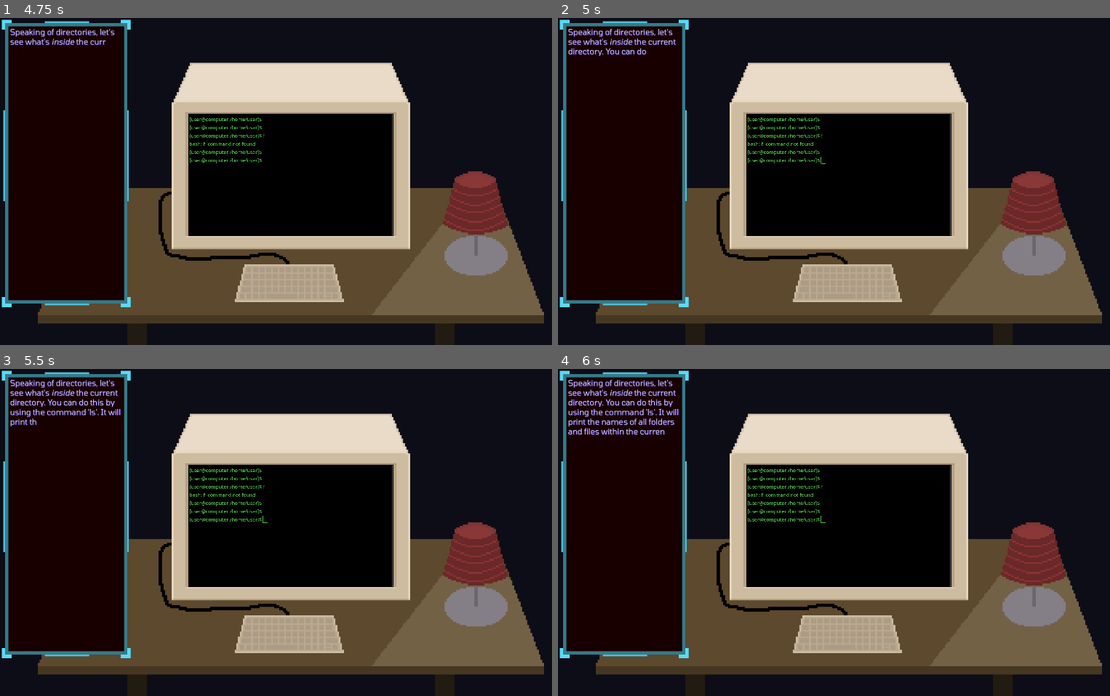
Above: before the commit, frames 1-4 (two rows, left to right).
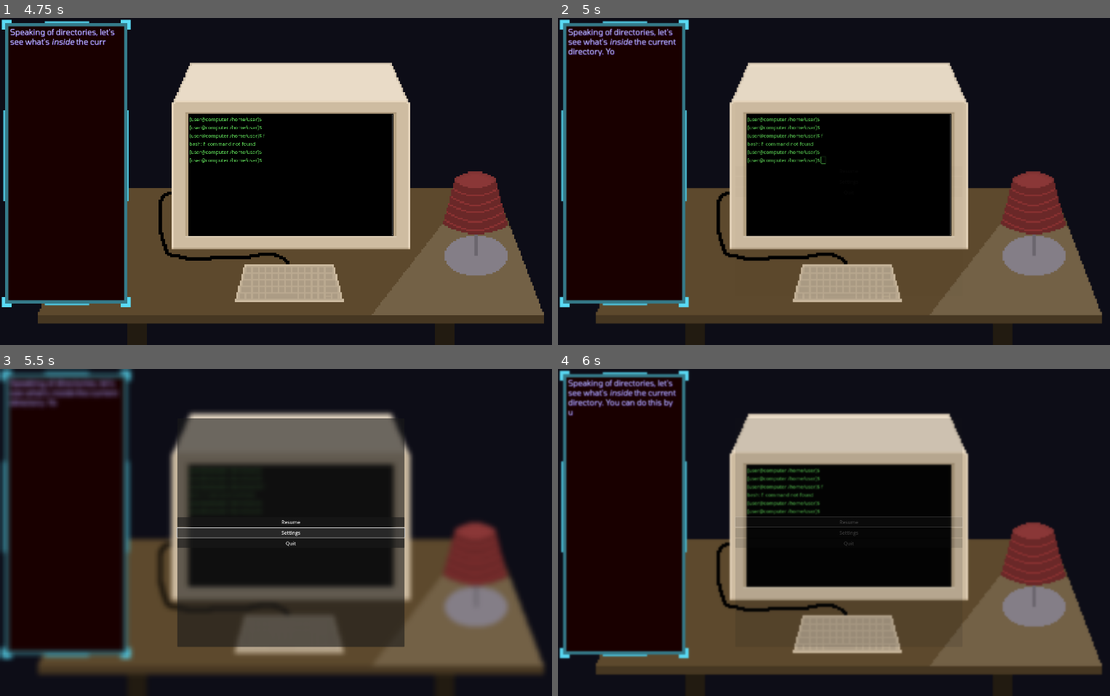
Above: after the commit, the same moments.

Repository: bunnybunnybun/The-Resistance
Game: Godot game, scene res://scenes/LearningTheBasics.tscn
Two runs of this game, one before a commit and one after it. Both use one fixed random seed, a clock stepped at 60 frames per second and the inputs below. This scene is started directly instead of the project's main scene.
Inputs (mouse positions are in pixels of both pictures, inside the frame that each line leads up to):
- Up to frame 1 (4.75 s): tap Enter at 0.5, 0.6, 1.35, 2.3, 3.05, 3.6, 4.35 s; move the mouse to (66, 155) at 0.52 s; hold Right 0.53-1.28 s; click (66, 155) at 0.67 s; move the mouse to (292, 174) at 1.27 s; hold Down 1.28-2.03 s; click (292, 174) at 1.42 s; move the mouse to (347, 109) at 2.02 s; hold Right 2.03-2.78 s; tap Alt at 2.1 s; tap F1 (continue_in_dialog) at 2.75, 4.15 s; move the mouse to (259, 246) at 2.77 s; hold Up 2.78-3.53 s; tap Shift at 2.85 s; click (259, 246) at 2.92 s; tap F at 3.5 s; move the mouse to (463, 230) at 3.52 s; hold Left from 3.53 s (still down); move the mouse to (115, 132) at 4.27 s
- Up to frame 2 (5 s): keep holding Left; tap Escape (escape, bound only after the commit) at 4.9 s
- Up to frame 3 (5.5 s): move the mouse to (320, 532) at 5.02 s; release Left at 5.03 s; hold Down from 5.03 s (still down); tap Alt at 5.1 s; click (320, 532) at 5.17 s; tap Enter at 5.3 s
- Up to frame 4 (6 s): release Down at 5.75 s; click (850, 522) at 5.75 s, where only the run after the commit has a clickable "Resume"

Frame 1 is identical in both runs. In frame 2, 0.8% of the frame differs, in the area x 0-90%, y 0-89%; in frame 3, 26%, in the area x 0-99%, y 0-94%; in frame 4, 11%.

Commit message:
Created a basic pause menu. The settings button does not yet do anything though.

Diff:
--- a/MainMenu.tscn
+++ b/MainMenu.tscn
@@ -1,8 +1,9 @@
-[gd_scene load_steps=5 format=3 uid="uid://dvlamqsyyej88"]
+[gd_scene load_steps=6 format=3 uid="uid://dvlamqsyyej88"]
 
 [ext_resource type="Script" uid="uid://c7dfw3c2v8r1v" path="res://scripts/main_menu.gd" id="1_i26rj"]
 [ext_resource type="Texture2D" uid="uid://b7kjcg6ajlfcv" path="res://images/main_menu_background.png" id="2_eiy7p"]
 [ext_resource type="FontFile" uid="uid://brxrvyhwbk85q" path="res://fonts/elounda/font/Elounda-Italic.ttf" id="3_h7a2f"]
+[ext_resource type="PackedScene" uid="uid://c22nd57fwepa8" path="res://scenes/pause_menu.tscn" id="4_qoqlk"]
 
 [sub_resource type="StyleBoxEmpty" id="StyleBoxEmpty_eiy7p"]
 
@@ -16,7 +17,6 @@
 script = ExtResource("1_i26rj")
 
 [node name="ColorRect" type="ColorRect" parent="."]
-z_index = -2
 layout_mode = 1
 anchors_preset = 15
 anchor_right = 1.0
@@ -26,7 +26,6 @@
 color = Color(0, 0.20784314, 0.20392157, 1)
 
 [node name="TextureRect2" type="TextureRect" parent="."]
-z_index = -1
 texture_filter = 1
 layout_mode = 1
 anchors_preset = 15
@@ -57,7 +56,6 @@
 horizontal_alignment = 1
 
 [node name="TextEdit" type="TextEdit" parent="."]
-z_index = 1
 texture_filter = 1
 layout_mode = 1
 anchors_preset = 8
@@ -79,7 +77,7 @@
 theme_override_font_sizes/font_size = 20
 theme_override_styles/normal = SubResource("StyleBoxEmpty_eiy7p")
 text = "Welcome to The Resistance. Enter the command 'setuser <username>' to set your username, and 'setcomputer <computer name>' to set the name of your computer. Type 'play' to start. To close the application, enter 'quit'. Type 'help' to see this help menu again.
-[user@computer ~]$ "
+[user@computer home/user]$ "
 emoji_menu_enabled = false
 wrap_mode = 1
 scroll_smooth = true
@@ -88,4 +86,8 @@
 caret_blink_interval = 1.0
 caret_multiple = false
 
+[node name="PauseMenu" parent="." instance=ExtResource("4_qoqlk")]
+visible = false
+layout_mode = 1
+
 [connection signal="gui_input" from="TextEdit" to="." method="_on_text_edit_gui_input"]
--- a/project.godot
+++ b/project.godot
@@ -11,7 +11,7 @@
 [application]
 
 config/name="The Resistance"
-run/main_scene="res://scenes/MainMenu.tscn"
+run/main_scene="uid://dosqxnixp8bbc"
 config/features=PackedStringArray("4.5", "GL Compatibility")
 config/icon="res://icon.svg"
 
@@ -38,6 +38,11 @@
 "events": [Object(InputEventKey,"resource_local_to_scene":false,"resource_name":"","device":-1,"window_id":0,"alt_press …(195 unchanged characters)…
 ]
 }
+escape={
+"deadzone": 0.2,
+"events": [Object(InputEventKey,"resource_local_to_scene":false,"resource_name":"","device":-1,"window_id":0,"alt_pressed":false,"shift_pressed":false,"ctrl_pressed":false,"meta_pressed":false,"pressed":false,"keycode":0,"physical_keycode":4194305,"key_label":0,"unicode":0,"location":0,"echo":false,"script":null)
+]
+}
 
 [rendering]
 
--- a/scenes/IntroDialog.tscn
+++ b/scenes/IntroDialog.tscn
@@ -1,7 +1,8 @@
-[gd_scene load_steps=3 format=3 uid="uid://c10ly7icxihtw"]
+[gd_scene load_steps=4 format=3 uid="uid://c10ly7icxihtw"]
 
 [ext_resource type="FontFile" uid="uid://ch8t435m137eh" path="res://fonts/Tomorrow/Tomorrow-Regular.ttf" id="1_xkam6"]
 [ext_resource type="Script" uid="uid://b56gt8twdwi8y" path="res://scripts/label.gd" id="2_g2clt"]
+[ext_resource type="PackedScene" uid="uid://c22nd57fwepa8" path="res://scenes/pause_menu.tscn" id="3_g2clt"]
 
 [node name="Control" type="Control"]
 layout_mode = 3
@@ -85,3 +86,6 @@
 theme_override_font_sizes/font_size = 48
 text = "Disclaimer: the commands and mechanics of how the terminal works in this game might not be 100% accurate. The hope is though, that it will atleast teach you the fundamental concepts of the terminal."
 autowrap_mode = 3
+
+[node name="PauseMenu" parent="." instance=ExtResource("3_g2clt")]
+layout_mode = 1
--- a/scenes/LearningTheBasics.tscn
+++ b/scenes/LearningTheBasics.tscn
@@ -1,12 +1,13 @@
-[gd_scene load_steps=9 format=3 uid="uid://dgsprvle6pp3a"]
+[gd_scene load_steps=10 format=3 uid="uid://dgsprvle6pp3a"]
 
 [ext_resource type="Script" uid="uid://wcw04fwlw5fs" path="res://scenes/text_edit.gd" id="1_2qdsd"]
 [ext_resource type="FontFile" uid="uid://ch8t435m137eh" path="res://fonts/Tomorrow/Tomorrow-Regular.ttf" id="2_kucbt"]
 [ext_resource type="FontFile" uid="uid://bmw0oo70ggo28" path="res://fonts/Tomorrow/Tomorrow-Bold.ttf" id="3_1m0c6"]
-[ext_resource type="Script" uid="uid://ce3015gobyygf" path="res://scenes/rich_text_label.gd" id="3_sy6ad"]
+[ext_resource type="Script" uid="uid://ce3015gobyygf" path="res://scripts/rich_text_label.gd" id="3_sy6ad"]
 [ext_resource type="FontFile" uid="uid://dlctxxkmstjbr" path="res://fonts/Tomorrow/Tomorrow-BoldItalic.ttf" id="4_x8wt3"]
 [ext_resource type="FontFile" uid="uid://cv1q7pwcvdtd6" path="res://fonts/Tomorrow/Tomorrow-Italic.ttf" id="5_viu5q"]
 [ext_resource type="Texture2D" uid="uid://dmh8b6k4tbaui" path="res://images/LearningTheBasics_background.png" id="7_1m0c6"]
+[ext_resource type="PackedScene" uid="uid://c22nd57fwepa8" path="res://scenes/pause_menu.tscn" id="8_x8wt3"]
 
 [sub_resource type="StyleBoxEmpty" id="StyleBoxEmpty_e3xd5"]
 
@@ -77,7 +78,6 @@
 script = ExtResource("3_sy6ad")
 
 [node name="TextEdit" type="TextEdit" parent="."]
-z_index = 1
 texture_filter = 1
 layout_mode = 1
 anchors_preset = 8
@@ -107,3 +107,7 @@
 caret_blink_interval = 1.0
 caret_multiple = false
 script = ExtResource("1_2qdsd")
+
+[node name="PauseMenu" parent="." instance=ExtResource("8_x8wt3")]
+visible = false
+layout_mode = 1
--- /dev/null
+++ b/scenes/pause_menu.gd
@@ -0,0 +1,39 @@
+extends Control
+
+func _ready():
+	hide()
+	$AnimationPlayer.play("RESET")
+
+func resume():
+	get_tree().paused = false
+	$AnimationPlayer.play_backwards("blur")
+
+func pause():
+	get_tree().paused = true
+	show()
+	$AnimationPlayer.play("blur")
+
+func escape():
+	if Input.is_action_just_pressed("escape") and !get_tree().paused:
+		pause()
+	elif Input.is_action_just_pressed("escape") and get_tree().paused:
+		resume()
+
+func _on_resume_pressed() -> void:
+	resume()
+
+func _on_settings_pressed() -> void:
+	pass # Replace with function body.
+
+func _on_quit_pressed() -> void:
+	get_tree().quit()
+
+
+
+func _process(delta):
+	escape()
+
+
+func _on_animation_player_animation_finished(anim_name: StringName) -> void:
+	if get_tree().paused == false:
+		hide()
--- /dev/null
+++ b/scenes/pause_menu.gdshader
@@ -0,0 +1,9 @@
+shader_type canvas_item;
+uniform sampler2D SCREEN_TEXTURE: hint_screen_texture, filter_linear_mipmap;
+
+uniform float lod: hint_range(0.0, 5) = 0.0;
+
+void fragment(){
+	vec4 color = texture(SCREEN_TEXTURE, SCREEN_UV, lod);
+	COLOR = color;
+}
--- /dev/null
+++ b/scenes/pause_menu.tscn
@@ -0,0 +1,191 @@
+[gd_scene load_steps=7 format=3 uid="uid://c22nd57fwepa8"]
+
+[ext_resource type="Script" uid="uid://dubshxneu4mdb" path="res://scenes/pause_menu.gd" id="1_myx47"]
+[ext_resource type="Shader" uid="uid://cy37b5576pvn5" path="res://scenes/pause_menu.gdshader" id="2_kukqi"]
+
+[sub_resource type="ShaderMaterial" id="ShaderMaterial_5d2l8"]
+shader = ExtResource("2_kukqi")
+shader_parameter/lod = 0.0
+
+[sub_resource type="Animation" id="Animation_7l7mv"]
+resource_name = "blur"
+length = 0.3
+tracks/0/type = "bezier"
+tracks/0/imported = false
+tracks/0/enabled = true
+tracks/0/path = NodePath("ColorRect:material:shader_parameter/lod")
+tracks/0/interp = 1
+tracks/0/loop_wrap = true
+tracks/0/keys = {
+"handle_modes": PackedInt32Array(2, 0, 2),
+"points": PackedFloat32Array(0, 0, 0, 0.050000004, 0.13633335, 3, -0.005555555, 0.13633335, 0, 0, 3, -1.6664466e-05, 0, 0, 0),
+"times": PackedFloat32Array(0, 0.3, 0.33343333)
+}
+tracks/1/type = "bezier"
+tracks/1/imported = false
+tracks/1/enabled = true
+tracks/1/path = NodePath("PanelContainer:modulate:r")
+tracks/1/interp = 1
+tracks/1/loop_wrap = true
+tracks/1/keys = {
+"handle_modes": PackedInt32Array(0, 2),
+"points": PackedFloat32Array(1, -0.15, 0, 0.15, 0, 1, -0.050000004, 0, 0, 0),
+"times": PackedFloat32Array(0, 0.3)
+}
+tracks/2/type = "bezier"
+tracks/2/imported = false
+tracks/2/enabled = true
+tracks/2/path = NodePath("PanelContainer:modulate:g")
+tracks/2/interp = 1
+tracks/2/loop_wrap = true
+tracks/2/keys = {
+"handle_modes": PackedInt32Array(0, 2),
+"points": PackedFloat32Array(1, -0.15, 0, 0.15, 0, 1, -0.050000004, 0, 0, 0),
+"times": PackedFloat32Array(0, 0.3)
+}
+tracks/3/type = "bezier"
+tracks/3/imported = false
+tracks/3/enabled = true
+tracks/3/path = NodePath("PanelContainer:modulate:b")
+tracks/3/interp = 1
+tracks/3/loop_wrap = true
+tracks/3/keys = {
+"handle_modes": PackedInt32Array(0, 2),
+"points": PackedFloat32Array(1, -0.15, 0, 0.15, 0, 1, -0.050000004, 0, 0, 0),
+"times": PackedFloat32Array(0, 0.3)
+}
+tracks/4/type = "bezier"
+tracks/4/imported = false
+tracks/4/enabled = true
+tracks/4/path = NodePath("PanelContainer:modulate:a")
+tracks/4/interp = 1
+tracks/4/loop_wrap = true
+tracks/4/keys = {
+"handle_modes": PackedInt32Array(0, 2),
+"points": PackedFloat32Array(0, -0.15, 0, 0.15, 0, 1, -0.050000004, -0.16666667, 0, 0),
+"times": PackedFloat32Array(0, 0.3)
+}
+
+[sub_resource type="Animation" id="Animation_v4r4p"]
+length = 0.001
+tracks/0/type = "bezier"
+tracks/0/imported = false
+tracks/0/enabled = true
+tracks/0/path = NodePath("ColorRect:material:shader_parameter/lod")
+tracks/0/interp = 1
+tracks/0/loop_wrap = true
+tracks/0/keys = {
+"handle_modes": PackedInt32Array(0),
+"points": PackedFloat32Array(0, -0.15, 0, 0.15, 0),
+"times": PackedFloat32Array(0)
+}
+tracks/1/type = "bezier"
+tracks/1/imported = false
+tracks/1/enabled = true
+tracks/1/path = NodePath("PanelContainer:modulate:r")
+tracks/1/interp = 1
+tracks/1/loop_wrap = true
+tracks/1/keys = {
+"handle_modes": PackedInt32Array(0),
+"points": PackedFloat32Array(1, -0.15, 0, 0.15, 0),
+"times": PackedFloat32Array(0)
+}
+tracks/2/type = "bezier"
+tracks/2/imported = false
+tracks/2/enabled = true
+tracks/2/path = NodePath("PanelContainer:modulate:g")
+tracks/2/interp = 1
+tracks/2/loop_wrap = true
+tracks/2/keys = {
+"handle_modes": PackedInt32Array(0),
+"points": PackedFloat32Array(1, -0.15, 0, 0.15, 0),
+"times": PackedFloat32Array(0)
+}
+tracks/3/type = "bezier"
+tracks/3/imported = false
+tracks/3/enabled = true
+tracks/3/path = NodePath("PanelContainer:modulate:b")
+tracks/3/interp = 1
+tracks/3/loop_wrap = true
+tracks/3/keys = {
+"handle_modes": PackedInt32Array(0),
+"points": PackedFloat32Array(1, -0.15, 0, 0.15, 0),
+"times": PackedFloat32Array(0)
+}
+tracks/4/type = "bezier"
+tracks/4/imported = false
+tracks/4/enabled = true
+tracks/4/path = NodePath("PanelContainer:modulate:a")
+tracks/4/interp = 1
+tracks/4/loop_wrap = true
+tracks/4/keys = {
+"handle_modes": PackedInt32Array(0),
+"points": PackedFloat32Array(0, -0.15, 0, 0.15, 0),
+"times": PackedFloat32Array(0)
+}
+
+[sub_resource type="AnimationLibrary" id="AnimationLibrary_1s2dm"]
+_data = {
+&"RESET": SubResource("Animation_v4r4p"),
+&"blur": SubResource("Animation_7l7mv")
+}
+
+[node name="PauseMenu" type="Control"]
+process_mode = 3
+layout_mode = 3
+anchors_preset = 15
+anchor_right = 1.0
+anchor_bottom = 1.0
+grow_horizontal = 2
+grow_vertical = 2
+script = ExtResource("1_myx47")
+
+[node name="ColorRect" type="ColorRect" parent="."]
+material = SubResource("ShaderMaterial_5d2l8")
+layout_mode = 1
+anchors_preset = 15
+anchor_right = 1.0
+anchor_bottom = 1.0
+grow_horizontal = 2
+grow_vertical = 2
+
+[node name="PanelContainer" type="PanelContainer" parent="."]
+modulate = Color(1, 1, 1, 0)
+layout_mode = 1
+anchors_preset = 8
+anchor_left = 0.5
+anchor_top = 0.5
+anchor_right = 0.5
+anchor_bottom = 0.5
+offset_left = -375.0
+offset_top = -377.5
+offset_right = 375.0
+offset_bottom = 377.5
+grow_horizontal = 2
+grow_vertical = 2
+
+[node name="VBoxContainer" type="VBoxContainer" parent="PanelContainer"]
+layout_mode = 2
+alignment = 1
+
+[node name="Resume" type="Button" parent="PanelContainer/VBoxContainer"]
+layout_mode = 2
+text = "Resume"
+
+[node name="Settings" type="Button" parent="PanelContainer/VBoxContainer"]
+layout_mode = 2
+text = "Settings"
+
+[node name="Quit" type="Button" parent="PanelContainer/VBoxContainer"]
+layout_mode = 2
+text = "Quit"
+
+[node name="AnimationPlayer" type="AnimationPlayer" parent="."]
+libraries = {
+&"": SubResource("AnimationLibrary_1s2dm")
+}
+
+[connection signal="pressed" from="PanelContainer/VBoxContainer/Resume" to="." method="_on_resume_pressed"]
+[connection signal="pressed" from="PanelContainer/VBoxContainer/Settings" to="." method="_on_settings_pressed"]
+[connection signal="pressed" from="PanelContainer/VBoxContainer/Quit" to="." method="_on_quit_pressed"]
+[connection signal="animation_finished" from="AnimationPlayer" to="." method="_on_animation_player_animation_finished"]
--- a/scenes/text_edit.gd
+++ b/scenes/text_edit.gd
@@ -190,9 +190,9 @@
 		elif command == "":
 			null
 		else:
-			text_edit.text = text_edit.text + "\nbash: " + command + ": command not found"
+			text_edit.text += "\nbash: " + command + ": command not found"
 
-		text_edit.text = text_edit.text + "\n[" + Global.username + "@" + Global.computername + " " + current_path +"]$ "
+		text_edit.text += "\n[" + Global.username + "@" + Global.computername + " " + current_path +"]$ "
 		var last_line = text_edit.get_line_count() - 1
 		text_edit.set_caret_line(last_line)
 		text_edit.set_caret_column(text_edit.get_line(last_line).length())
Not shown, added: scenes/pause_menu.gd.uid
Not shown, added: scenes/pause_menu.gdshader.uid
